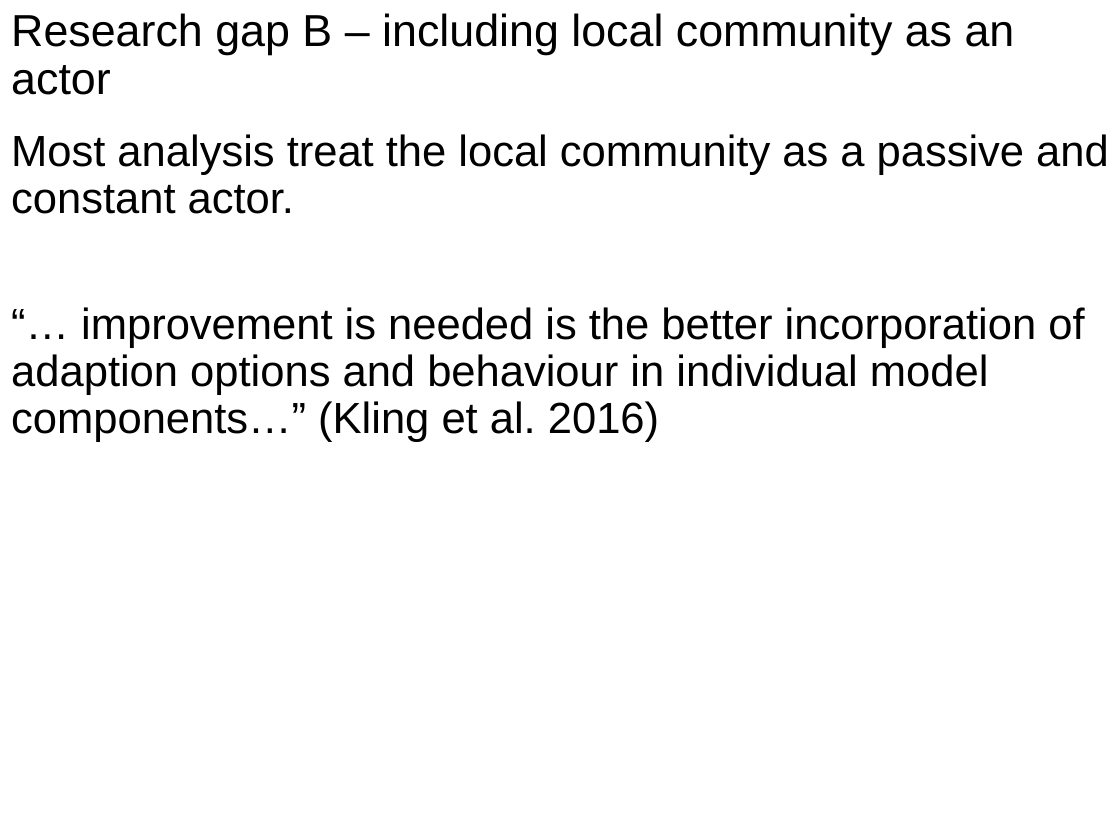
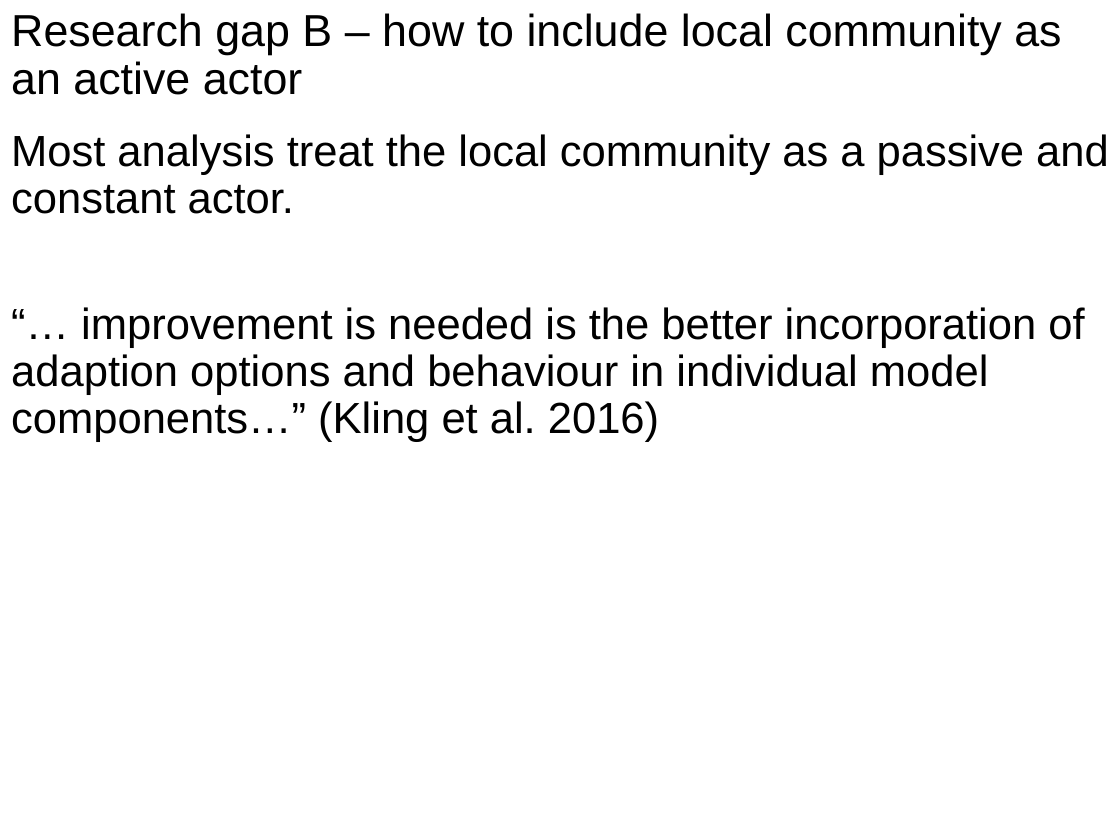
Before and after one commit to chenzhenguo/CADS, a slide deck: slide 11 of 05_Active_Research_Projects/01_research for high impact journal/01_Outlines/ResearchPlans.pptx. Drawn at 1120x840 pixels with LibreOffice and Linux fonts; fonts in the diff are those of the drawing; background and template pictures are left out. Boxes give left, top, right and bottom in pixels: in the first picture for what was removed or moved away, otherwise in the second. Text is boxed around its words. In the diff, an @@ line names an element or a change of style, - is before the commit and + after.

```diff
--- a/05_Active_Research_Projects/01_research for high impact journal/01_Outlines/ResearchPlans.pptx
+++ b/05_Active_Research_Projects/01_research for high impact journal/01_Outlines/ResearchPlans.pptx
@@ title at (11,13,1061,95): text changed @@
-Research gap B – including local community as an actor
+Research gap B – how to include local community as an active actor
```
Also in this commit, not shown: 3 other slides changed, 4 slides added, 43 other files.
